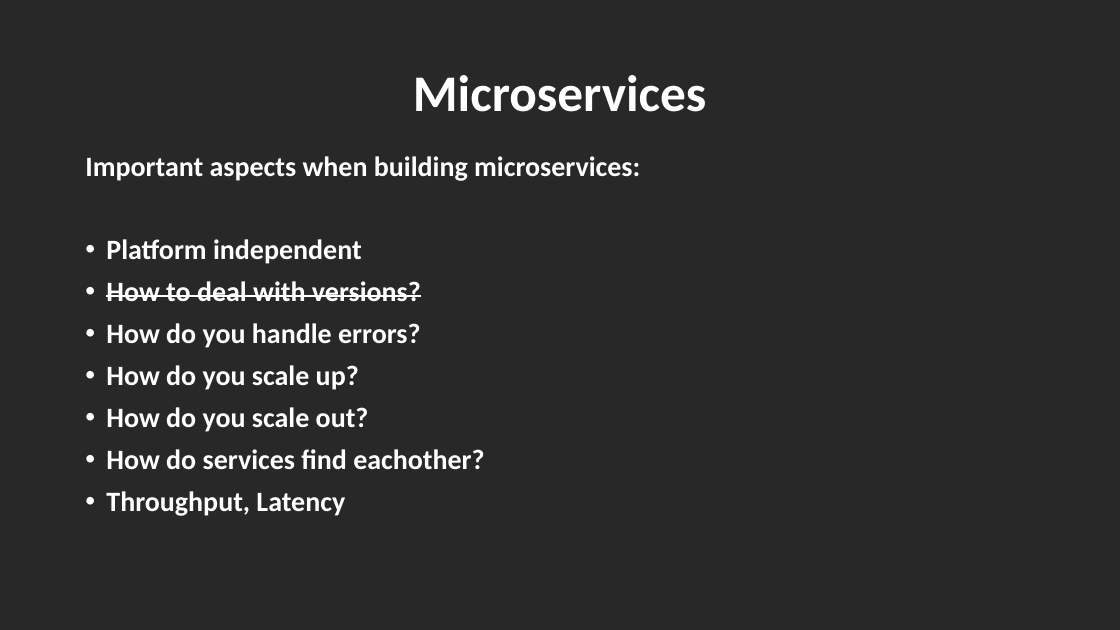
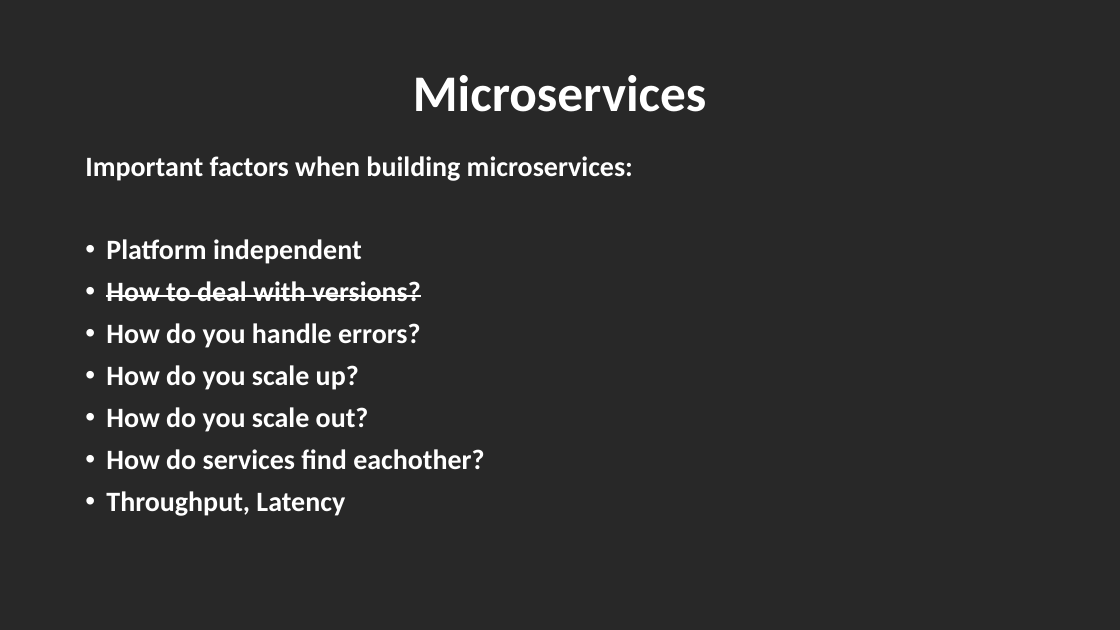
Before and after one commit to rogeralsing/Presentations, a slide deck: slide 2 of ProtoActor/QConSP/protoactor.pptx. Drawn at 1120x630 pixels with LibreOffice and Linux fonts; fonts in the diff are those of the drawing. Boxes give left, top, right and bottom in pixels: in the first picture for what was removed or moved away, otherwise in the second. Text is boxed around its words. In the diff, an @@ line names an element or a change of style, - is before the commit and + after.

```diff
--- a/ProtoActor/QConSP/protoactor.pptx
+++ b/ProtoActor/QConSP/protoactor.pptx
@@ text at box(85, 156, 633, 181): text changed @@
-Important aspects when building microservices:
+Important factors when building microservices:
```
Also in this commit, not shown: 1 other slide changed, 10 slides added, 6 slides removed.
